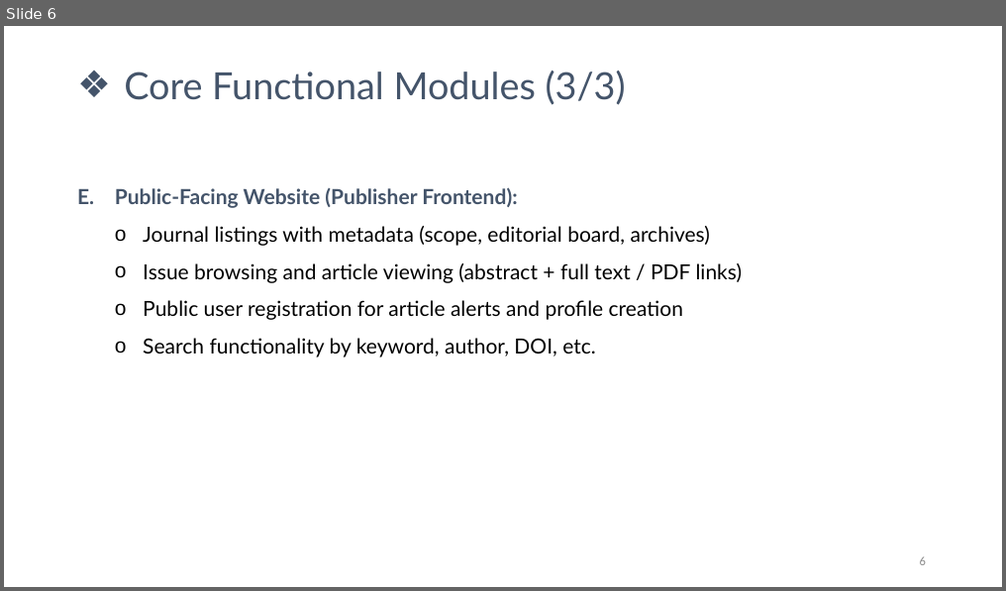
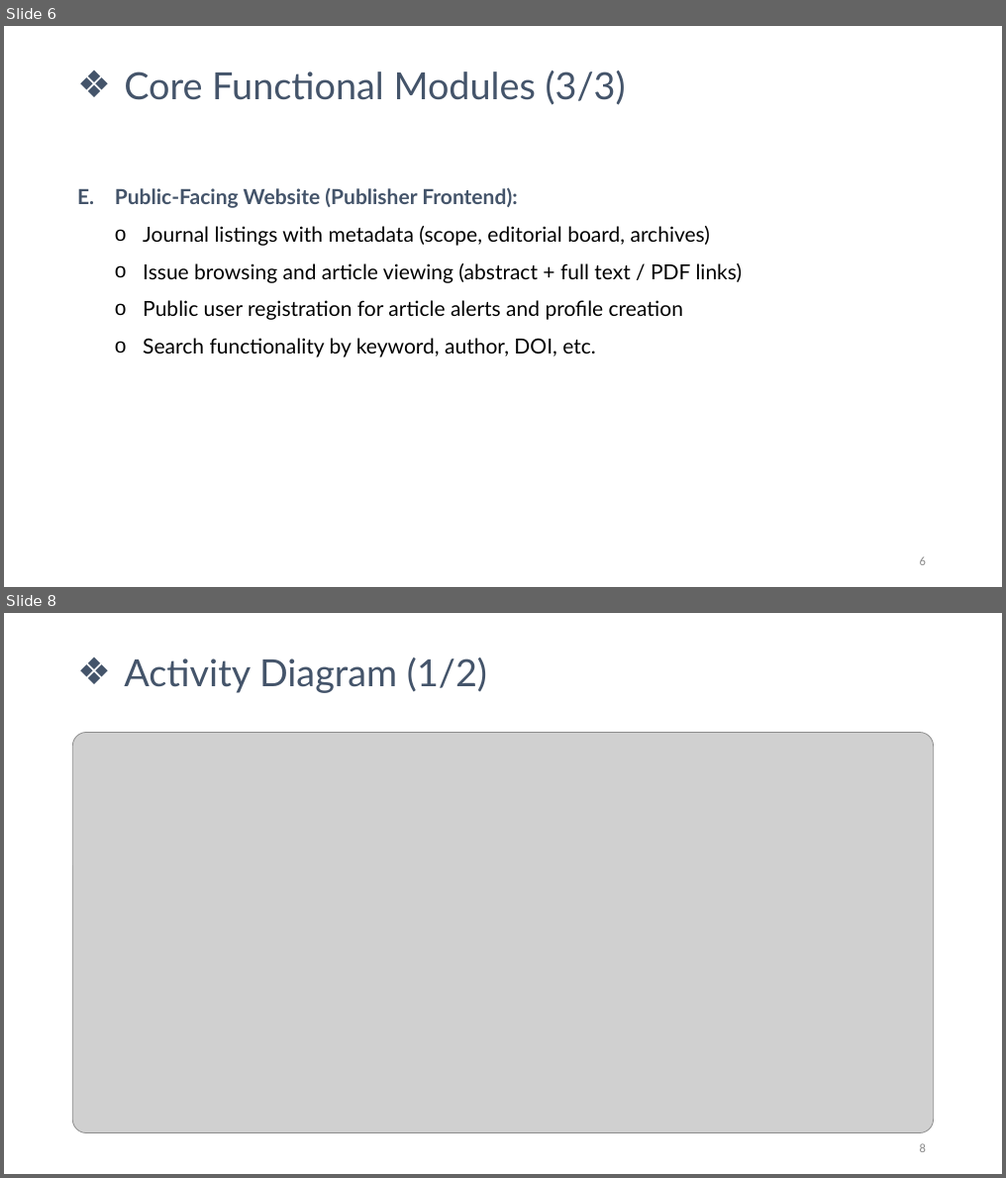
Before and after one commit to sajal48/isdb-academic-journal-publishing-system-angular-springboot-postgresql, a slide deck: Presentation Slides/1285464_Academic_Journal_Publication_System.pptx. Shown one above the other, each under a label of ours: slide 6 before the commit, slides 6 and 8 after it; the slides between them are not shown. The pictures are 1006x591 and 1006x1178 pixels, drawn with LibreOffice and Linux fonts; fonts in the diff are those of the drawing; grey boxes stand for pictures; background and template pictures are left out. Boxes give left, top, right and bottom in pixels: in the first picture for what was removed or moved away, otherwise in the second. Text is boxed around its words. In the diff, an @@ line names an element or a change of style, - is before the commit and + after.

Commit message:
activity diagram added and ppt modified

```diff
--- a/Presentation Slides/1285464_Academic_Journal_Publication_System.pptx
+++ b/Presentation Slides/1285464_Academic_Journal_Publication_System.pptx
@@ slide 8 added at (x1=4, y1=613, x2=1002, y2=1174), background picture (left out) @@
@@ text added at (x1=124, y1=658, x2=487, y2=693), 36 pt, text #44546A @@
+❖ Activity Diagram (1/2)
@@ picture added at (x1=73, y1=732, x2=934, y2=1134) @@
@@ page number added at (x1=920, y1=1144, x2=926, y2=1153), 12 pt, text #8C8C8C @@
+8
```
Also in this commit, not shown: 1 other slide added, 5 other files.
